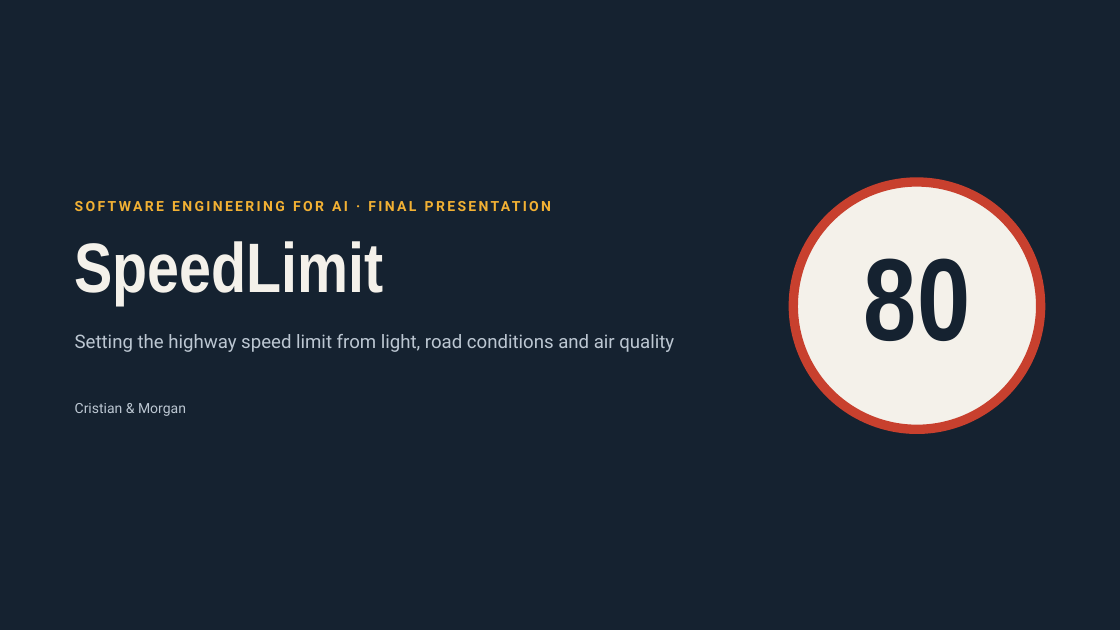
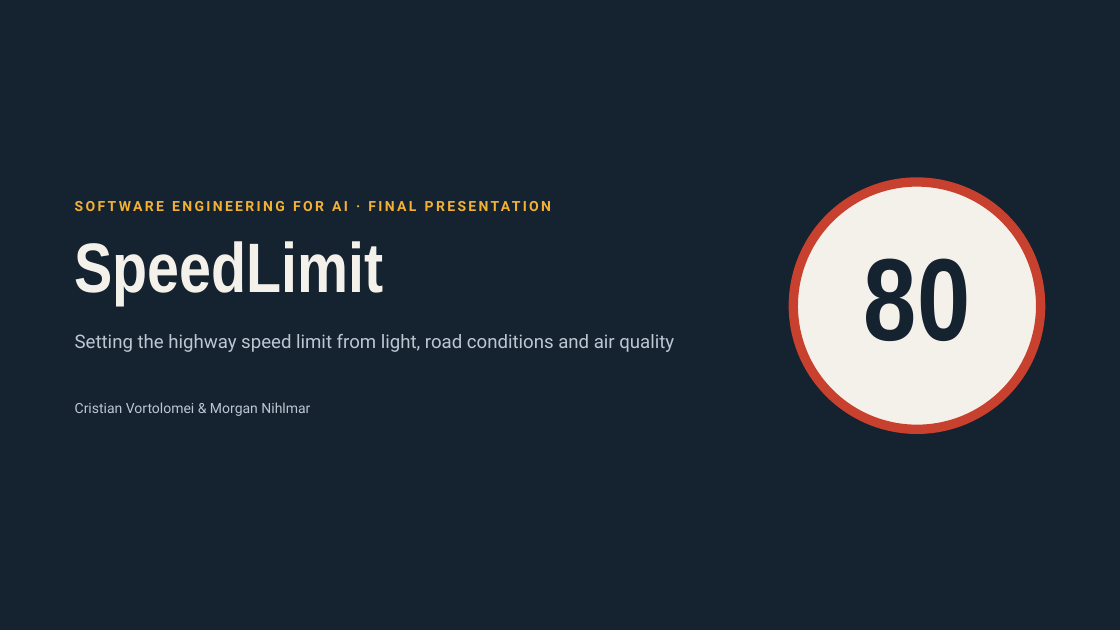
Before and after one commit to cristianvortolomei/speedlimit-se4ai, a slide deck: slide 1 of SpeedLimit3.pptx. Drawn at 1120x630 pixels with LibreOffice and Linux fonts; fonts in the diff are those of the drawing. Boxes give left, top, right and bottom in pixels: in the first picture for what was removed or moved away, otherwise in the second. Text is boxed around its words. In the diff, an @@ line names an element or a change of style, - is before the commit and + after.

```diff
--- a/SpeedLimit3.pptx
+++ b/SpeedLimit3.pptx
@@ text at [75,402,310,416]: text changed @@
-Cristian & Morgan
+Cristian Vortolomei & Morgan Nihlmar
```
Also in this commit, not shown: 2 other slides changed.
